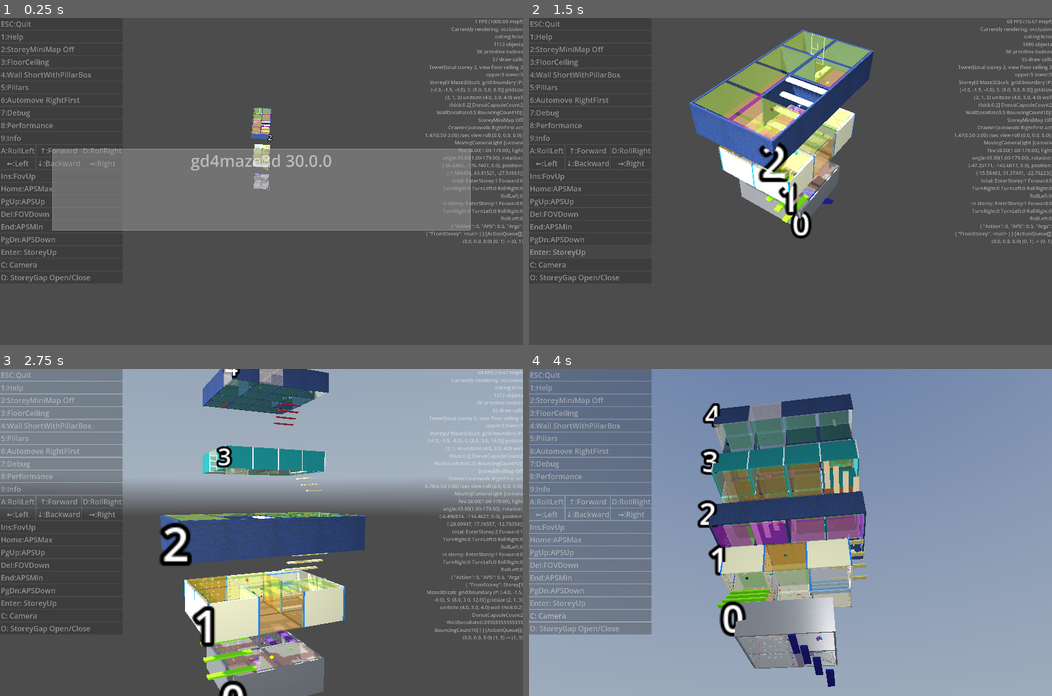
Above: before the commit, frames 1-4 (two rows, left to right).
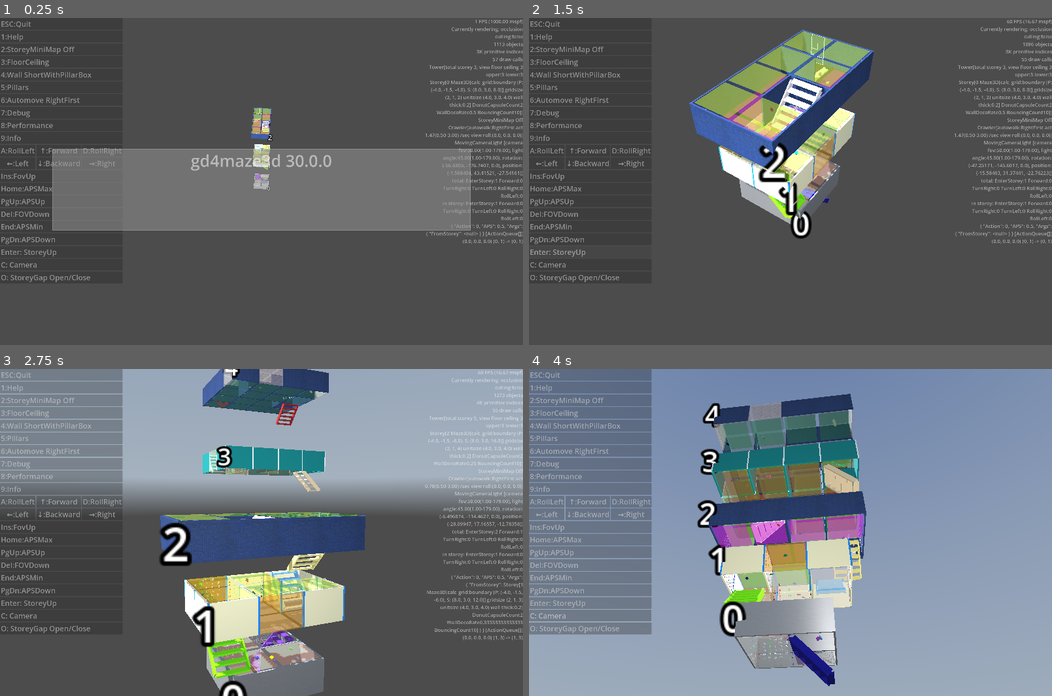
Above: after the commit, the same moments.

Repository: kasworld/gd4maze3d
Game: Godot game, scene res://main.tscn
The game is run twice, just before and just after one commit, with the same random seed, the same clock (stepped at 60 frames per second) and the same inputs. A sky picture missing from this copy of the repository is replaced by a grey-blue gradient.
Inputs (mouse positions are in pixels of both pictures, inside the frame that each line leads up to):
- Up to frame 1 (0.25 s): no input
- Up to frame 2 (1.5 s): click "Enter: StoreyUp" at 0.5 s; click "Enter: StoreyUp" at 1.25 s
- Up to frame 3 (2.75 s): tap Enter at 2 s; move the mouse to (376, 516) at 2.02 s; hold Right from 2.03 s (still down); tap Q at 2.1 s; click (376, 516) at 2.17 s
- Up to frame 4 (4 s): move the mouse to (685, 548) at 2.77 s; release Right at 2.78 s; hold Down 2.78-3.53 s; tap E at 2.85 s; move the mouse to (842, 460) at 3.52 s; hold Right from 3.53 s (still down); tap 1 at 3.6 s

The runs differ from the first frame. In frame 1, less than 0.1% of the frame differs, in the area x 48-52%, y 29-51%; in frame 2, 1.0%; in frame 3, 1.7%; in frame 4, 5.1%, in the area x 34-65%, y 28-98%.

Commit message:
update add_stair

Diff:
--- a/maze_3d/maze_3d.gd
+++ b/maze_3d/maze_3d.gd
@@ -97,14 +97,15 @@
 func add_stair(cell_posi :Vector3i, dir :Maze.Dir, co :Color) -> void:
 	var wn :WireNet = preload("res://wire_net/wire_net.tscn").instantiate()
 	wn.init(
-		Vector2(calc_grid.unit_size.x, calc_grid.unit_size.z),
-		Vector2i(1,4),
+		Vector2(calc_grid.unit_size.x*0.7, calc_grid.unit_size.z),
+		Vector2i(2,6),
 		calc_grid.unit_size.y/5,
 		calc_grid.unit_size.y/20,
 		co,
 		false)
 	wn.position = calc_grid.posi_to_lanepos(cell_posi)
 	wn.wire_H_rotation_x = -PI/4
+	wn.wire_V_rotation_y = PI/2
 	wn.rotation.x = -PI/4
 	wn.rotation.y = Maze.DirToRadian(dir)
 	add_child(wn)
